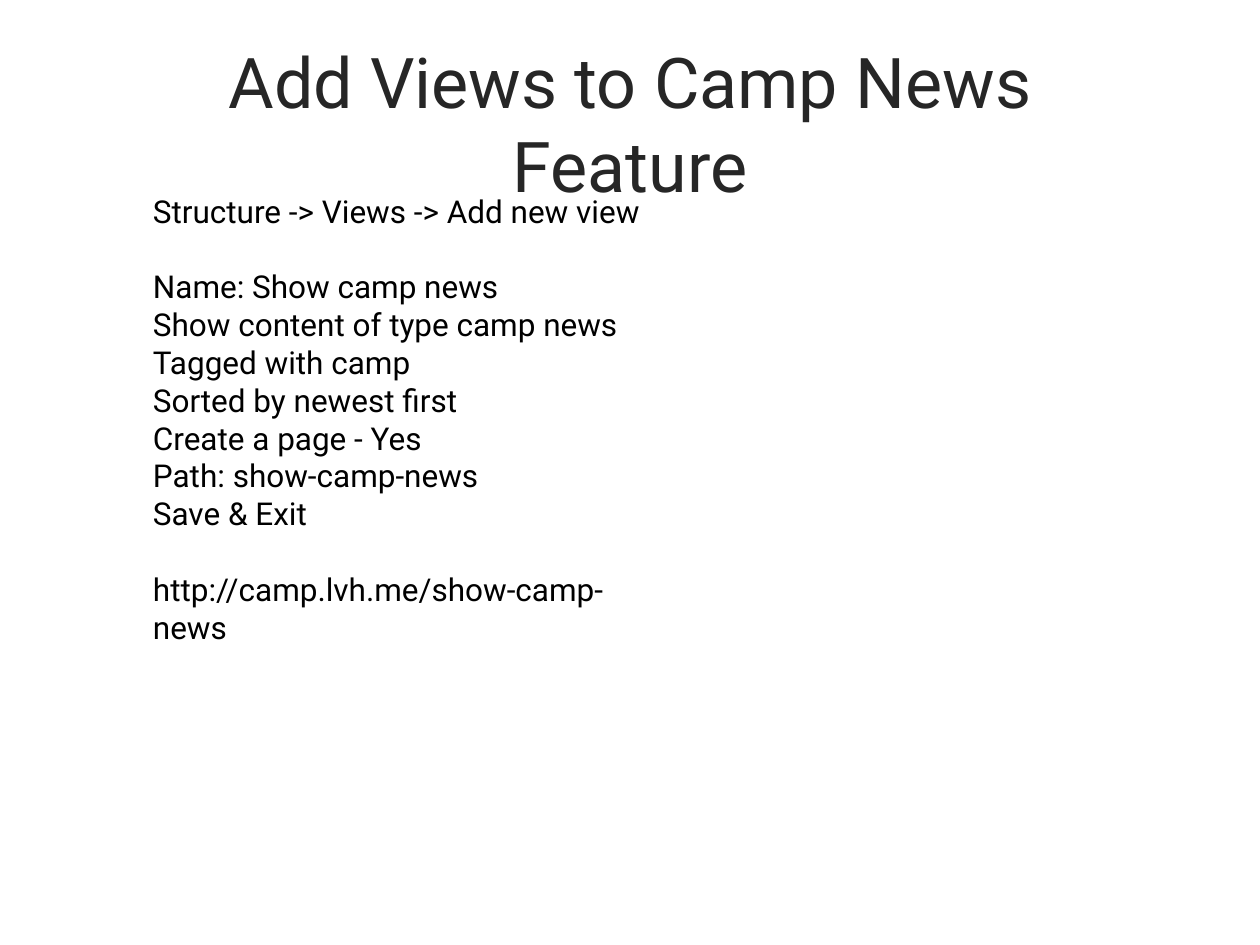
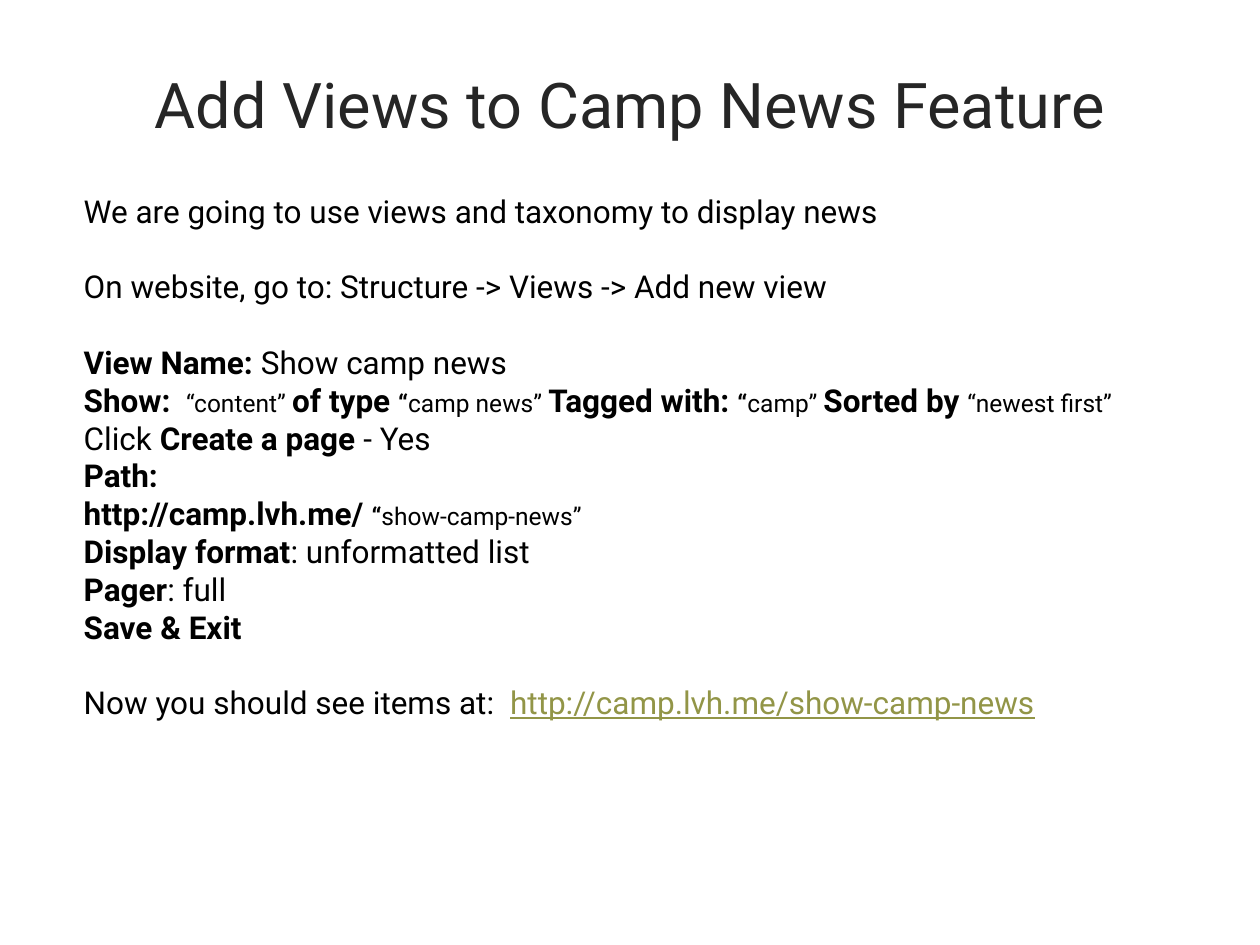
Before and after one commit to ebanford/news-features-start, a slide deck: slide 33 of FeedsDemoPresentation.pptx (slide 36 before the commit). Drawn at 1260x945 pixels with LibreOffice and Linux fonts; fonts in the diff are those of the drawing; background and template pictures are left out. Boxes give left, top, right and bottom in pixels: in the first picture for what was removed or moved away, otherwise in the second. Text is boxed around its words. In the diff, an @@ line names an element or a change of style, - is before the commit and + after.

```diff
--- a/FeedsDemoPresentation.pptx
+++ b/FeedsDemoPresentation.pptx
@@ title "Add Views to Camp News ..." at [155,80,1104,141]: size 40 to 36 pt @@
@@ text "We are going to use ...": place and size @@
-text "We are going to use ..." at [153,199,639,640]
+text "We are going to use ..." at [84,199,1112,721]
@@ text at [84,199,1112,608]: text changed @@
-Structure -> Views -> Add new view
-Name: Show camp news
-Show content of type camp news
-Tagged with camp
-Sorted by newest first
-Create a page - Yes
-Path: show-camp-news
+We are going to use views and taxonomy to display news
+On website, go to: Structure -> Views -> Add new view
+View Name: Show camp news
+Show: “content” of type “camp news” Tagged with: “camp” Sorted by “newest first”
+Click Create a page - Yes
+Path:
+http://camp.lvh.me/ “show-camp-news”
+Display format: unformatted list
+Pager: full
@@ text at [84,615,242,640]: bold on in "Save & Exit" @@
@@ text at [84,690,1034,721]: text changed; text colour #000000 to #929547 @@
-http://camp.lvh.me/show-camp-news
+Now you should see items at: http://camp.lvh.me/show-camp-news
```
Also in this commit, not shown: 32 other slides changed, 2 slides added, 5 slides removed, 1 other file.
